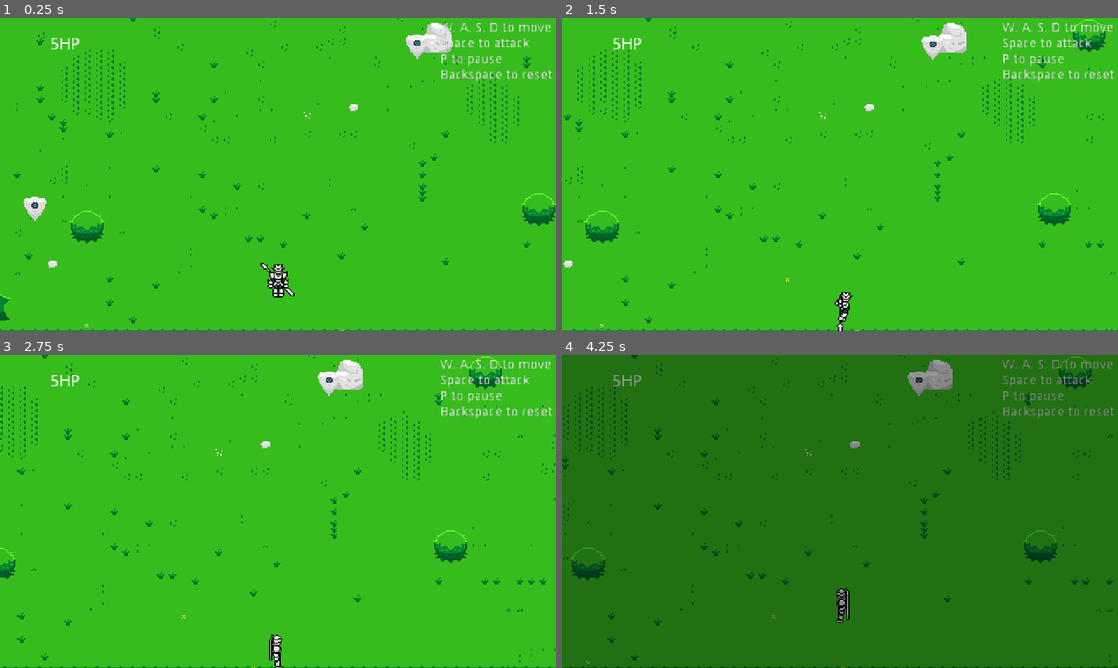
Above: before the commit, frames 1-4 (two rows, left to right).
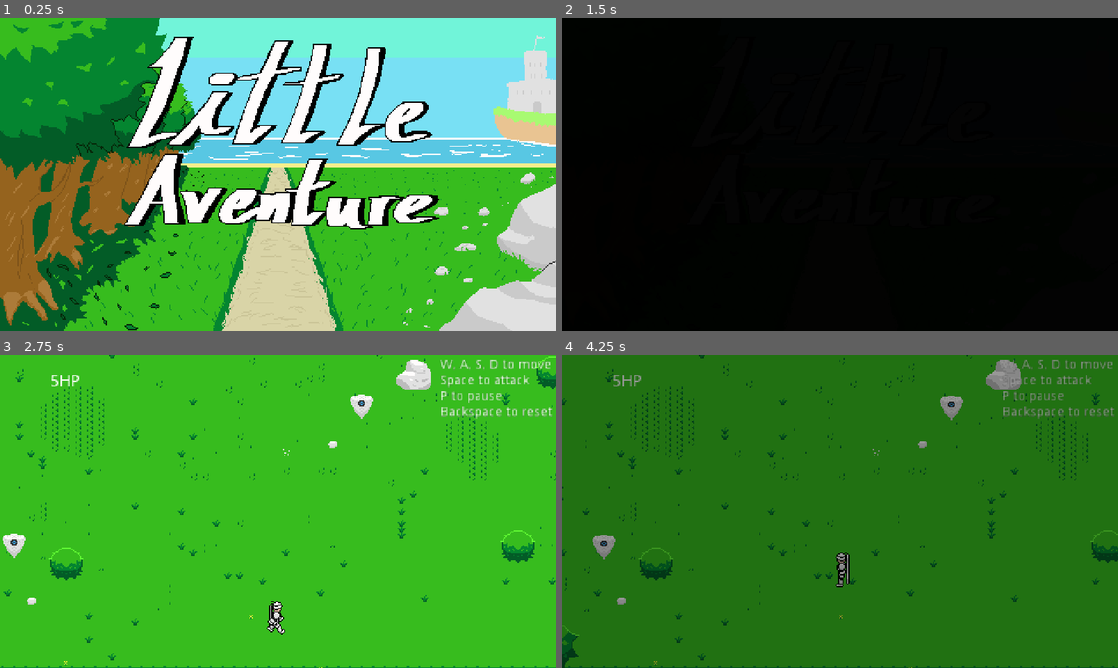
Above: after the commit, the same moments.

Repository: BennyMorales236/ModernRetroGame
Game: Godot game, scene res://Scenes/TitleScreen.tscn
The game is run twice, just before and just after one commit, with the same random seed, the same clock (stepped at 60 frames per second) and the same inputs. Before the commit the project starts from res://Scenes/Game.tscn.
Inputs:
- Up to frame 1 (0.25 s): no input
- Up to frame 2 (1.5 s): tap Enter at 0.5 s; hold D (move_right) 0.53-1.28 s; hold Space (attack_button) 0.53-1.28 s; hold S (move_down) from 1.28 s (still down); tap Space (attack_button) at 1.35 s
- Up to frame 3 (2.75 s): release S (move_down) at 2.03 s; hold D (move_right) from 2.03 s (still down); hold Space (attack_button) from 2.03 s (still down)
- Up to frame 4 (4.25 s): release D (move_right) at 2.78 s; release Space (attack_button) at 2.78 s; hold W (move_up) 2.78-3.53 s; tap Space (attack_button) at 2.85 s; hold A (move_left) from 3.53 s (still down); hold Space (attack_button) from 3.53 s (still down); tap P (pause) at 4.15 s

The runs differ from the first frame. In frame 1, 75% of the frame differs, in the area x 0-100%, y 0-100%; in frame 2, 100%; in frame 3, 5.9%; in frame 4, 6.1%.

Commit message:
added transitions and titlescreen

Diff:
--- a/Scenes/Game.tscn
+++ b/Scenes/Game.tscn
@@ -7,6 +7,37 @@
 [ext_resource path="res://Scenes/Overworld.tscn" type="PackedScene" id=5]
 [ext_resource path="res://Scripts/MainCamera.gd" type="Script" id=6]
 [ext_resource path="res://Scripts/Pause.gd" type="Script" id=7]
+[ext_resource path="res://Scripts/FadeIn.gd" type="Script" id=8]
+
+[sub_resource type="Animation" id=1]
+length = 0.001
+tracks/0/type = "value"
+tracks/0/path = NodePath(".:color")
+tracks/0/interp = 1
+tracks/0/loop_wrap = true
+tracks/0/imported = false
+tracks/0/enabled = true
+tracks/0/keys = {
+"times": PoolRealArray( 0 ),
+"transitions": PoolRealArray( 1 ),
+"update": 0,
+"values": [ Color( 0, 0, 0, 1 ) ]
+}
+
+[sub_resource type="Animation" id=2]
+resource_name = "fade_in"
+tracks/0/type = "value"
+tracks/0/path = NodePath(".:color")
+tracks/0/interp = 1
+tracks/0/loop_wrap = true
+tracks/0/imported = false
+tracks/0/enabled = true
+tracks/0/keys = {
+"times": PoolRealArray( 0, 1 ),
+"transitions": PoolRealArray( 1, 1 ),
+"update": 0,
+"values": [ Color( 0, 0, 0, 1 ), Color( 0, 0, 0, 0 ) ]
+}
 
 [node name="Game" type="YSort"]
 script = ExtResource( 1 )
@@ -71,7 +102,24 @@
 position = Vector2( 930, 240 )
 
 [node name="StoneDrone3" parent="." instance=ExtResource( 3 )]
-position = Vector2( 840, 570 )
+position = Vector2( 810, 600 )
+
+[node name="FadeInLayer" type="CanvasLayer" parent="."]
+
+[node name="FadeIn" type="Control" parent="FadeInLayer"]
+pause_mode = 2
+anchor_right = 1.0
+anchor_bottom = 1.0
+script = ExtResource( 8 )
+
+[node name="ColorRect" type="ColorRect" parent="FadeInLayer/FadeIn"]
+anchor_right = 1.0
+anchor_bottom = 1.0
+color = Color( 0, 0, 0, 1 )
+
+[node name="AnimationPlayer" type="AnimationPlayer" parent="FadeInLayer/FadeIn/ColorRect"]
+anims/RESET = SubResource( 1 )
+anims/fade_in = SubResource( 2 )
 
 [node name="PauseLayer" type="CanvasLayer" parent="."]
 layer = 10
@@ -90,3 +138,4 @@
 
 [connection signal="HP_changed" from="Player" to="." method="_on_Player_HP_changed"]
 [connection signal="has_died" from="Player" to="." method="_on_Player_has_died"]
+[connection signal="animation_finished" from="FadeInLayer/FadeIn/ColorRect/AnimationPlayer" to="FadeInLayer/FadeIn" method="_on_AnimationPlayer_animation_finished"]
--- a/Scenes/HUD.tscn
+++ b/Scenes/HUD.tscn
@@ -1,16 +1,9 @@
-[gd_scene load_steps=3 format=2]
+[gd_scene load_steps=2 format=2]
 
 [ext_resource path="res://Scripts/HUD.gd" type="Script" id=1]
-[ext_resource path="res://Assets/Title Screen/Title Screen.png" type="Texture" id=2]
 
 [node name="HUD" type="CanvasLayer"]
 script = ExtResource( 1 )
-
-[node name="TitleScreen" type="Sprite" parent="."]
-visible = false
-position = Vector2( 240, 135 )
-z_index = 1
-texture = ExtResource( 2 )
 
 [node name="Message" type="Label" parent="."]
 margin_left = 120.0
--- a/Scenes/Player.tscn
+++ b/Scenes/Player.tscn
@@ -109,7 +109,7 @@
 [node name="AnimatedSprite" type="AnimatedSprite" parent="."]
 position = Vector2( 0, -14 )
 frames = SubResource( 1 )
-animation = "walk_down"
+animation = "idle_up"
 
 [node name="CollisionShape2D" type="CollisionPolygon2D" parent="."]
 position = Vector2( 0, -3 )
--- /dev/null
+++ b/Scenes/TitleScreen.tscn
@@ -0,0 +1,54 @@
+[gd_scene load_steps=5 format=2]
+
+[ext_resource path="res://Scripts/TitleScreen.gd" type="Script" id=1]
+[ext_resource path="res://Assets/Title Screen/Title Screen.png" type="Texture" id=2]
+
+[sub_resource type="Animation" id=1]
+length = 0.001
+tracks/0/type = "value"
+tracks/0/path = NodePath(".:color")
+tracks/0/interp = 1
+tracks/0/loop_wrap = true
+tracks/0/imported = false
+tracks/0/enabled = true
+tracks/0/keys = {
+"times": PoolRealArray( 0 ),
+"transitions": PoolRealArray( 1 ),
+"update": 0,
+"values": [ Color( 0, 0, 0, 0 ) ]
+}
+
+[sub_resource type="Animation" id=2]
+resource_name = "fade_in"
+tracks/0/type = "value"
+tracks/0/path = NodePath(".:color")
+tracks/0/interp = 1
+tracks/0/loop_wrap = true
+tracks/0/imported = false
+tracks/0/enabled = true
+tracks/0/keys = {
+"times": PoolRealArray( 0, 1 ),
+"transitions": PoolRealArray( 1, 1 ),
+"update": 0,
+"values": [ Color( 0, 0, 0, 0 ), Color( 0, 0, 0, 1 ) ]
+}
+
+[node name="TitleScreen" type="Control"]
+anchor_right = 1.0
+anchor_bottom = 1.0
+script = ExtResource( 1 )
+
+[node name="Sprite" type="Sprite" parent="."]
+position = Vector2( 240, 135 )
+texture = ExtResource( 2 )
+
+[node name="ColorRect" type="ColorRect" parent="."]
+anchor_right = 1.0
+anchor_bottom = 1.0
+color = Color( 0, 0, 0, 0 )
+
+[node name="AnimationPlayer" type="AnimationPlayer" parent="ColorRect"]
+anims/RESET = SubResource( 1 )
+anims/fade_in = SubResource( 2 )
+
+[connection signal="animation_finished" from="ColorRect/AnimationPlayer" to="." method="_on_AnimationPlayer_animation_finished"]
--- /dev/null
+++ b/Scripts/FadeIn.gd
@@ -0,0 +1,8 @@
+extends Control
+func _ready():
+	get_tree().paused = true
+	$ColorRect/AnimationPlayer.play("fade_in")
+
+
+func _on_AnimationPlayer_animation_finished(anim_name):
+	get_tree().paused = false
--- a/Scripts/Game.gd
+++ b/Scripts/Game.gd
@@ -1,6 +1,8 @@
 extends YSort
 
 export(PackedScene) var stone_drone_scene
+
+
 
 onready var player_start_position = $PlayerStartPosition
 onready var stone_drone_position_1 = $StoneDronePosition1
@@ -11,6 +13,7 @@
 	$HUD.update_HP(player.current_health)
 	player.position = player_start_position.position
 	_create_enemy(stone_drone_scene, stone_drone_position_1)
+
 
 
 func _process(delta):
@@ -25,7 +28,9 @@
 func game_over():
 	yield(get_tree().create_timer(1), "timeout")
 	$HUD.show_game_over()
-	yield(get_tree().create_timer($HUD/MessageTimer.wait_time), "timeout")
+	yield(get_tree().create_timer(2), "timeout")
+	$FadeInLayer/FadeIn/ColorRect/AnimationPlayer.play_backwards("fade_in")
+	yield(get_tree().create_timer(1), "timeout")
 	get_tree().reload_current_scene()
 
 func new_game():
--- a/Scripts/HUD.gd
+++ b/Scripts/HUD.gd
@@ -2,15 +2,12 @@
 
 func _ready():
 	$Message.hide()
-#	$HP.hide()
 
 func _input(event):
 	pass
 
 func _process(delta):
-	if Input.is_action_pressed("attack_button"):
-		$TitleScreen.hide()
-		$HP.show()
+	pass
 
 func update_HP(HP):
 	$HP.text = str(HP) + "HP"
@@ -20,12 +17,6 @@
 
 func hide_HP():
 	$HP.hide()
-
-func show_titlescreen():
-	$TitleScreen.show()
-
-func hide_titlescreen():
-	$TitleScreen.hide()
 
 func show_message(text):
 	$Message.text = text
--- a/Scripts/Player.gd
+++ b/Scripts/Player.gd
@@ -17,9 +17,9 @@
 var is_attacking = false
 var is_alive = true
 
-var player_general_direction = "idle_down"
-var walking_direction = "walk_down"
-var attack_direction = "attack_down"
+var player_general_direction = "idle_up"
+var walking_direction = "walk_up"
+var attack_direction = "attack_up"
 
 # Called when the node enters the scene tree for the first time.
 func _ready():
--- /dev/null
+++ b/Scripts/TitleScreen.gd
@@ -0,0 +1,10 @@
+extends Control
+
+
+func _input(event):
+	if event is InputEventKey:
+		if event.pressed:
+			$ColorRect/AnimationPlayer.play("fade_in")
+
+func _on_AnimationPlayer_animation_finished(anim_name):
+	get_tree().change_scene("res://Scenes/Game.tscn")
--- a/project.godot
+++ b/project.godot
@@ -11,7 +11,7 @@
 [application]
 
 config/name="Capstone Project"
-run/main_scene="res://Scenes/Game.tscn"
+run/main_scene="res://Scenes/TitleScreen.tscn"
 config/icon="res://icon.png"
 
 [display]
Not shown: 1 places in Scenes/Game.tscn that only renumber resources
